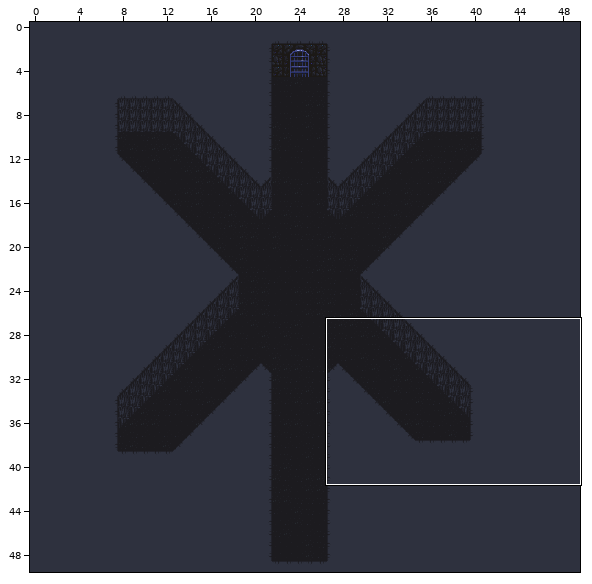
Tiled map -- public/maps/room3.tmx. Above: a wide view before the commit, with the close-up outlined.
Close-up. Before the commit:
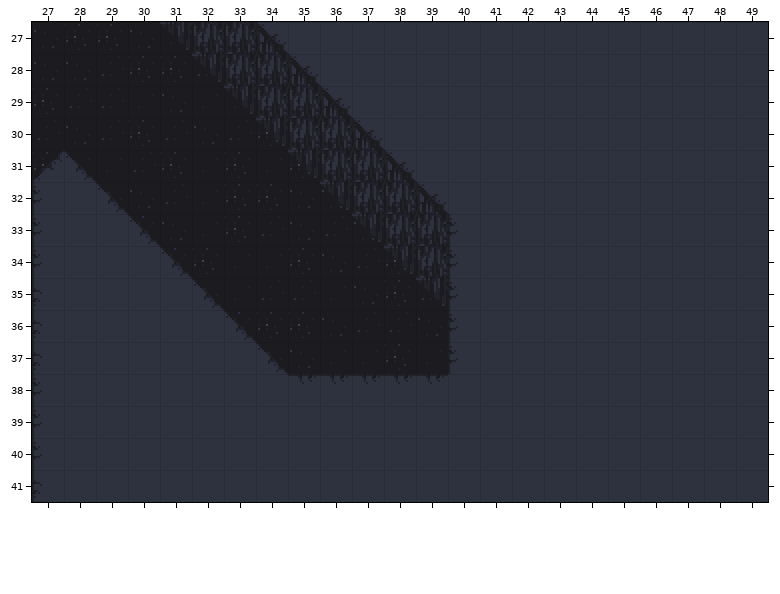
Cells are 16x16 px. Shown: x 27..49, y 27..41.
And afterwards:
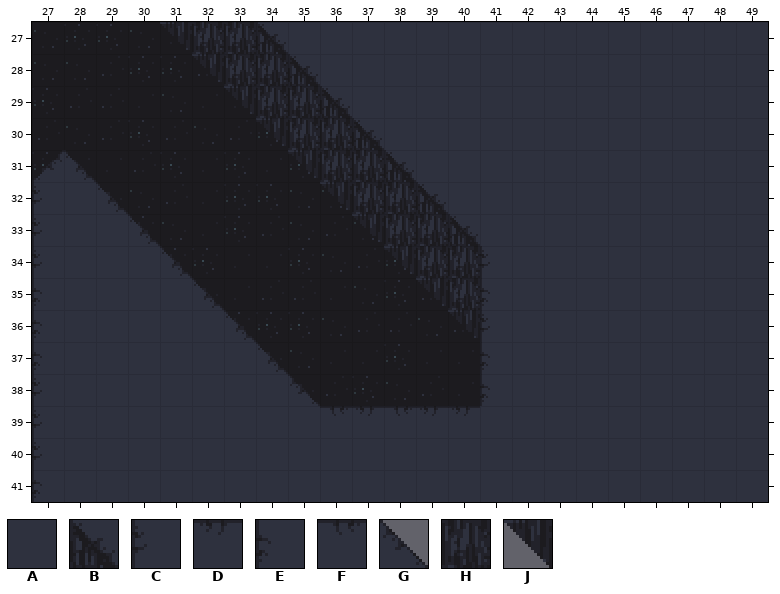
Key: from "tileset": A 0, B 1, C 2, D 2 flipped on the diagonal, E 2 flipped up-down, F 2 turned 90, G 4 flipped left-right, H 9, J 10.
_ is an empty cell.
From old to new:
Layer "Tile Layer Background":
y 33: x 40 C -> B
y 34: x 40..41 CA -> HC
y 35: x 40..41 CA -> HE
y 36: x 40..41 CA -> JC
y 37: x 40..41 CA -> _E
y 38: x 35..41 FFFFFAA -> G_____E
y 39: x 36..40 AAAAA -> FDFDD
